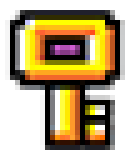
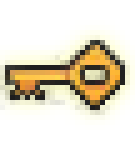
Layers edited between the first and the second 135px x 160px image:
painted on "Layer 1" over [0, 10, 130, 150]
